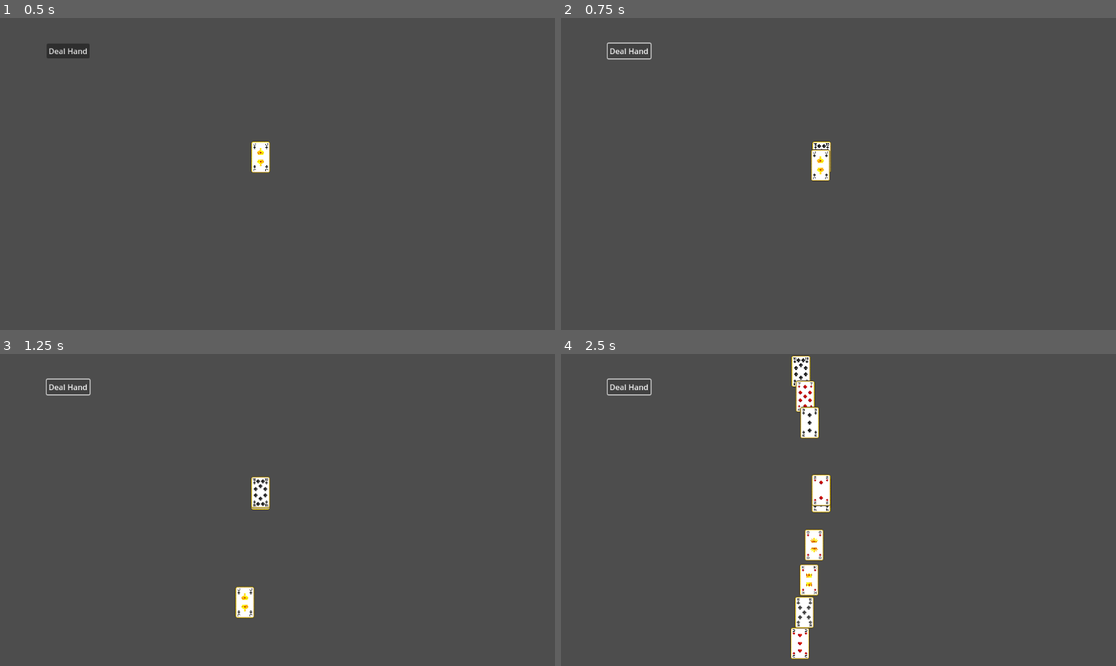
Above: before the commit, frames 1-4 (two rows, left to right).
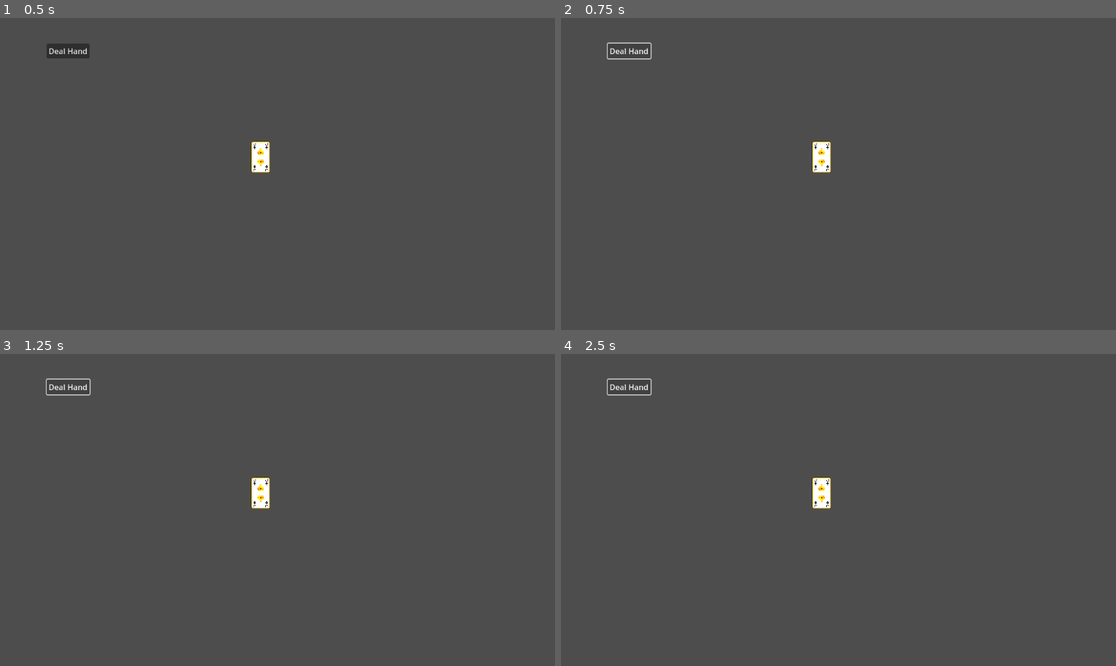
Above: after the commit, the same moments.

Repository: gneeqo/CardInterface2
Game: Godot game, scene res://Game Logic/Scenes/main.tscn
Same seed, same stepped clock (60 frames per second), same inputs: the game is played once before the commit and once after it. The engine's default icon, where the game draws it, is replaced by a stand-in: a white triangle on a blue panel in a dark square.
Inputs:
- Up to frame 1 (0.5 s): no input
- Up to frame 2 (0.75 s): click "Deal Hand" at 0.5 s
- Up to frame 3 (1.25 s): no input
- Up to frame 4 (2.5 s): click "Deal Hand" at 1.25 s; click "Deal Hand" at 2 s

Frame 1 is identical in both runs. In frame 2, 0.3% of the frame differs, in the area x 45-49%, y 40-53%; in frame 3, 0.6%; in frame 4, 2.5%, in the area x 41-49%, y 0-98%.
Error after the commit: Attempt to call function 'prep_for_card' in base 'null instance' on a null instance. (res://Game)

Commit message:
finally... gameplay logic...

Diff:
--- a/Actions/fade.gd
+++ b/Actions/fade.gd
@@ -1,4 +1,4 @@
-class_name fade extends Action
+class_name Fade extends Action
 
 @export var target_opacity:float
 
--- a/Game Logic/Scenes/Play Spaces/four_players.tscn
+++ b/Game Logic/Scenes/Play Spaces/four_players.tscn
@@ -1,21 +1,121 @@
-[gd_scene load_steps=2 format=3 uid="uid://l4qt2sjtnb42"]
+[gd_scene load_steps=7 format=3 uid="uid://l4qt2sjtnb42"]
 
-[ext_resource type="Texture2D" uid="uid://0q4s3fxiwybl" path="res://icon.svg" id="1_81fv1"]
+[ext_resource type="Script" uid="uid://duix2ylp10g3r" path="res://Game Logic/Scripts/referee.gd" id="1_mp7p4"]
+[ext_resource type="Script" uid="uid://blir3brgd8gff" path="res://Game Logic/Scripts/Card Groups/deck.gd" id="2_is0j2"]
+[ext_resource type="Script" uid="uid://y2q4a2aj6rf6" path="res://Game Logic/Scripts/card_player.gd" id="3_q56tl"]
+[ext_resource type="Script" uid="uid://dgq8afktykbss" path="res://Game Logic/Scripts/Card Groups/hand.gd" id="4_q56tl"]
+[ext_resource type="Script" uid="uid://doe4nq37ji62e" path="res://Game Logic/Scripts/Card Groups/trick.gd" id="5_is0j2"]
+[ext_resource type="Script" uid="uid://bouxq6yh6afjh" path="res://Game Logic/Scripts/Card Groups/pile.gd" id="5_v2tka"]
 
-[node name="TwoPlayers" type="Node2D"]
+[node name="FourPlayers" type="Node2D"]
 
-[node name="Sprite2D" type="Sprite2D" parent="."]
-position = Vector2(527, 69)
-texture = ExtResource("1_81fv1")
+[node name="referee" type="Node" parent="." node_paths=PackedStringArray("players", "deck", "trick")]
+script = ExtResource("1_mp7p4")
+players = [NodePath("../P1"), NodePath("../P2"), NodePath("../P3"), NodePath("../P4")]
+deck = NodePath("../Deck")
+hand_size = 4
+deal_delay = 0.2
+trick = NodePath("../Trick")
+metadata/_custom_type_script = "uid://duix2ylp10g3r"
 
-[node name="Sprite2D2" type="Sprite2D" parent="."]
-position = Vector2(539, 579)
-texture = ExtResource("1_81fv1")
+[node name="Button" type="Button" parent="referee"]
+offset_left = 97.0
+offset_top = 53.0
+offset_right = 186.0
+offset_bottom = 84.0
+text = "Deal Hand
+"
+metadata/_edit_use_anchors_ = true
 
-[node name="Sprite2D3" type="Sprite2D" parent="."]
-position = Vector2(1086, 309)
-texture = ExtResource("1_81fv1")
+[node name="advance trick" type="Button" parent="referee"]
+offset_left = 96.0
+offset_top = 96.0
+offset_right = 185.0
+offset_bottom = 127.0
+text = "advance trick
+"
+metadata/_edit_use_anchors_ = true
 
-[node name="Sprite2D4" type="Sprite2D" parent="."]
-position = Vector2(65, 267)
-texture = ExtResource("1_81fv1")
+[node name="Deck" type="Node2D" parent="."]
+position = Vector2(541, 289)
+script = ExtResource("2_is0j2")
+metadata/_custom_type_script = "uid://blir3brgd8gff"
+
+[node name="P1" type="Node2D" parent="." node_paths=PackedStringArray("winnings_pile", "hand")]
+position = Vector2(496, 602)
+script = ExtResource("3_q56tl")
+winnings_pile = NodePath("P1Winnings")
+hand = NodePath("P1Hand")
+metadata/_custom_type_script = "uid://y2q4a2aj6rf6"
+
+[node name="P1Hand" type="Node2D" parent="P1"]
+position = Vector2(0, -1)
+script = ExtResource("4_q56tl")
+metadata/_custom_type_script = "uid://dgq8afktykbss"
+
+[node name="P1Winnings" type="Node2D" parent="P1"]
+position = Vector2(116, -2)
+script = ExtResource("5_v2tka")
+metadata/_custom_type_script = "uid://bouxq6yh6afjh"
+
+[node name="P2" type="Node2D" parent="." node_paths=PackedStringArray("winnings_pile", "hand")]
+position = Vector2(64, 376)
+rotation = -1.58667
+script = ExtResource("3_q56tl")
+winnings_pile = NodePath("P2Winnings")
+hand = NodePath("P2Hand")
+metadata/_custom_type_script = "uid://y2q4a2aj6rf6"
+
+[node name="P2Hand" type="Node2D" parent="P2"]
+position = Vector2(0, -1)
+script = ExtResource("4_q56tl")
+metadata/_custom_type_script = "uid://dgq8afktykbss"
+
+[node name="P2Winnings" type="Node2D" parent="P2"]
+position = Vector2(116, 3)
+script = ExtResource("5_v2tka")
+metadata/_custom_type_script = "uid://bouxq6yh6afjh"
+
+[node name="P3" type="Node2D" parent="." node_paths=PackedStringArray("winnings_pile", "hand")]
+position = Vector2(584, 64)
+rotation = -3.13293
+script = ExtResource("3_q56tl")
+winnings_pile = NodePath("P3Winnings")
+hand = NodePath("P3Hand")
+metadata/_custom_type_script = "uid://y2q4a2aj6rf6"
+
+[node name="P3Hand" type="Node2D" parent="P3"]
+position = Vector2(0, -1)
+script = ExtResource("4_q56tl")
+metadata/_custom_type_script = "uid://dgq8afktykbss"
+
+[node name="P3Winnings" type="Node2D" parent="P3"]
+position = Vector2(116, -2)
+script = ExtResource("5_v2tka")
+metadata/_custom_type_script = "uid://bouxq6yh6afjh"
+
+[node name="P4" type="Node2D" parent="." node_paths=PackedStringArray("winnings_pile", "hand")]
+position = Vector2(1088, 256)
+rotation = 1.56497
+script = ExtResource("3_q56tl")
+winnings_pile = NodePath("P4Winnings")
+hand = NodePath("P4Hand")
+metadata/_custom_type_script = "uid://y2q4a2aj6rf6"
+
+[node name="P4Hand" type="Node2D" parent="P4"]
+position = Vector2(0, -1)
+script = ExtResource("4_q56tl")
+metadata/_custom_type_script = "uid://dgq8afktykbss"
+
+[node name="P4Winnings" type="Node2D" parent="P4"]
+position = Vector2(116, 3)
+script = ExtResource("5_v2tka")
+metadata/_custom_type_script = "uid://bouxq6yh6afjh"
+
+[node name="Trick" type="Node2D" parent="."]
+position = Vector2(432, 288)
+script = ExtResource("5_is0j2")
+metadata/_custom_type_script = "uid://doe4nq37ji62e"
+
+[connection signal="pressed" from="referee/Button" to="referee" method="_on_button_pressed"]
+[connection signal="pressed" from="referee/advance trick" to="referee" method="_on_advance_trick_pressed"]
--- a/Game Logic/Scenes/Play Spaces/six_players.tscn
+++ b/Game Logic/Scenes/Play Spaces/six_players.tscn
@@ -1,29 +1,147 @@
-[gd_scene load_steps=2 format=3 uid="uid://c2awiqacmo8ob"]
+[gd_scene load_steps=7 format=3 uid="uid://c2awiqacmo8ob"]
 
-[ext_resource type="Texture2D" uid="uid://0q4s3fxiwybl" path="res://icon.svg" id="1_jon3l"]
+[ext_resource type="Script" uid="uid://duix2ylp10g3r" path="res://Game Logic/Scripts/referee.gd" id="1_oqbmv"]
+[ext_resource type="Script" uid="uid://blir3brgd8gff" path="res://Game Logic/Scripts/Card Groups/deck.gd" id="2_n1thx"]
+[ext_resource type="Script" uid="uid://y2q4a2aj6rf6" path="res://Game Logic/Scripts/card_player.gd" id="3_ojjv5"]
+[ext_resource type="Script" uid="uid://dgq8afktykbss" path="res://Game Logic/Scripts/Card Groups/hand.gd" id="4_ojjv5"]
+[ext_resource type="Script" uid="uid://doe4nq37ji62e" path="res://Game Logic/Scripts/Card Groups/trick.gd" id="5_n1thx"]
+[ext_resource type="Script" uid="uid://bouxq6yh6afjh" path="res://Game Logic/Scripts/Card Groups/pile.gd" id="5_ymddk"]
 
-[node name="TwoPlayers" type="Node2D"]
+[node name="SixPlayers" type="Node2D"]
 
-[node name="Sprite2D" type="Sprite2D" parent="."]
-position = Vector2(345, 83)
-texture = ExtResource("1_jon3l")
+[node name="referee" type="Node" parent="." node_paths=PackedStringArray("players", "deck", "trick")]
+script = ExtResource("1_oqbmv")
+players = [NodePath("../P1"), NodePath("../P2"), NodePath("../P3"), NodePath("../P4"), NodePath("../P5"), NodePath("../P6")]
+deck = NodePath("../Deck")
+hand_size = 4
+deal_delay = 0.2
+trick = NodePath("../Trick")
+metadata/_custom_type_script = "uid://duix2ylp10g3r"
 
-[node name="Sprite2D2" type="Sprite2D" parent="."]
-position = Vector2(841, 578)
-texture = ExtResource("1_jon3l")
+[node name="Button" type="Button" parent="referee"]
+offset_left = 97.0
+offset_top = 53.0
+offset_right = 186.0
+offset_bottom = 84.0
+text = "Deal Hand
+"
+metadata/_edit_use_anchors_ = true
 
-[node name="Sprite2D3" type="Sprite2D" parent="."]
-position = Vector2(1085, 318)
-texture = ExtResource("1_jon3l")
+[node name="Deck" type="Node2D" parent="."]
+position = Vector2(541, 289)
+script = ExtResource("2_n1thx")
+metadata/_custom_type_script = "uid://blir3brgd8gff"
 
-[node name="Sprite2D4" type="Sprite2D" parent="."]
-position = Vector2(70, 323)
-texture = ExtResource("1_jon3l")
+[node name="P1" type="Node2D" parent="." node_paths=PackedStringArray("winnings_pile", "hand")]
+position = Vector2(192, 616)
+script = ExtResource("3_ojjv5")
+winnings_pile = NodePath("")
+hand = NodePath("")
+metadata/_custom_type_script = "uid://y2q4a2aj6rf6"
 
-[node name="Sprite2D5" type="Sprite2D" parent="."]
-position = Vector2(834, 90)
-texture = ExtResource("1_jon3l")
+[node name="P1Hand" type="Node2D" parent="P1"]
+position = Vector2(0, -1)
+script = ExtResource("4_ojjv5")
+metadata/_custom_type_script = "uid://dgq8afktykbss"
 
-[node name="Sprite2D6" type="Sprite2D" parent="."]
-position = Vector2(310, 579)
-texture = ExtResource("1_jon3l")
+[node name="P1Winnings" type="Node2D" parent="P1"]
+position = Vector2(116, -2)
+script = ExtResource("5_ymddk")
+metadata/_custom_type_script = "uid://bouxq6yh6afjh"
+
+[node name="P2" type="Node2D" parent="." node_paths=PackedStringArray("winnings_pile", "hand")]
+position = Vector2(64, 376)
+rotation = -1.58667
+script = ExtResource("3_ojjv5")
+winnings_pile = NodePath("")
+hand = NodePath("")
+metadata/_custom_type_script = "uid://y2q4a2aj6rf6"
+
+[node name="P2Hand" type="Node2D" parent="P2"]
+position = Vector2(0, -1)
+script = ExtResource("4_ojjv5")
+metadata/_custom_type_script = "uid://dgq8afktykbss"
+
+[node name="P2Winnings" type="Node2D" parent="P2"]
+position = Vector2(116, 3)
+script = ExtResource("5_ymddk")
+metadata/_custom_type_script = "uid://bouxq6yh6afjh"
+
+[node name="P3" type="Node2D" parent="." node_paths=PackedStringArray("winnings_pile", "hand")]
+position = Vector2(368, 64)
+rotation = -3.13293
+script = ExtResource("3_ojjv5")
+winnings_pile = NodePath("")
+hand = NodePath("")
+metadata/_custom_type_script = "uid://y2q4a2aj6rf6"
+
+[node name="P3Hand" type="Node2D" parent="P3"]
+position = Vector2(0, -1)
+script = ExtResource("4_ojjv5")
+metadata/_custom_type_script = "uid://dgq8afktykbss"
+
+[node name="P3Winnings" type="Node2D" parent="P3"]
+position = Vector2(116, -2)
+script = ExtResource("5_ymddk")
+metadata/_custom_type_script = "uid://bouxq6yh6afjh"
+
+[node name="P4" type="Node2D" parent="." node_paths=PackedStringArray("winnings_pile", "hand")]
+position = Vector2(832, 64)
+rotation = 3.1284
+script = ExtResource("3_ojjv5")
+winnings_pile = NodePath("")
+hand = NodePath("")
+metadata/_custom_type_script = "uid://y2q4a2aj6rf6"
+
+[node name="P4Hand" type="Node2D" parent="P4"]
+position = Vector2(0, -1)
+script = ExtResource("4_ojjv5")
+metadata/_custom_type_script = "uid://dgq8afktykbss"
+
+[node name="P4Winnings" type="Node2D" parent="P4"]
+position = Vector2(116, 3)
+script = ExtResource("5_ymddk")
+metadata/_custom_type_script = "uid://bouxq6yh6afjh"
+
+[node name="P5" type="Node2D" parent="." node_paths=PackedStringArray("winnings_pile", "hand")]
+position = Vector2(1088, 256)
+rotation = 1.56497
+script = ExtResource("3_ojjv5")
+winnings_pile = NodePath("")
+hand = NodePath("")
+metadata/_custom_type_script = "uid://y2q4a2aj6rf6"
+
+[node name="P5Hand" type="Node2D" parent="P5"]
+position = Vector2(0, -1)
+script = ExtResource("4_ojjv5")
+metadata/_custom_type_script = "uid://dgq8afktykbss"
+
+[node name="P5Winnings" type="Node2D" parent="P5"]
+position = Vector2(116, 3)
+script = ExtResource("5_ymddk")
+metadata/_custom_type_script = "uid://bouxq6yh6afjh"
+
+[node name="P6" type="Node2D" parent="." node_paths=PackedStringArray("winnings_pile", "hand")]
+position = Vector2(648, 616)
+scale = Vector2(1, 1)
+script = ExtResource("3_ojjv5")
+winnings_pile = NodePath("")
+hand = NodePath("")
+metadata/_custom_type_script = "uid://y2q4a2aj6rf6"
+
+[node name="P6Hand" type="Node2D" parent="P6"]
+position = Vector2(0, -1)
+script = ExtResource("4_ojjv5")
+metadata/_custom_type_script = "uid://dgq8afktykbss"
+
+[node name="P6Winnings" type="Node2D" parent="P6"]
+position = Vector2(116, -2)
+script = ExtResource("5_ymddk")
+metadata/_custom_type_script = "uid://bouxq6yh6afjh"
+
+[node name="Trick" type="Node2D" parent="."]
+position = Vector2(432, 288)
+script = ExtResource("5_n1thx")
+metadata/_custom_type_script = "uid://doe4nq37ji62e"
+
+[connection signal="pressed" from="referee/Button" to="referee" method="_on_button_pressed"]
--- a/Game Logic/Scenes/Play Spaces/two_players.tscn
+++ b/Game Logic/Scenes/Play Spaces/two_players.tscn
@@ -1,18 +1,21 @@
-[gd_scene load_steps=5 format=3 uid="uid://bsibegt71rbqt"]
+[gd_scene load_steps=7 format=3 uid="uid://bsibegt71rbqt"]
 
 [ext_resource type="Script" uid="uid://duix2ylp10g3r" path="res://Game Logic/Scripts/referee.gd" id="1_eodvt"]
 [ext_resource type="Script" uid="uid://y2q4a2aj6rf6" path="res://Game Logic/Scripts/card_player.gd" id="1_g3bv0"]
-[ext_resource type="Script" uid="uid://dcs26qvxhplgt" path="res://Game Logic/Scripts/Card Groups/card_group.gd" id="2_mtfjg"]
 [ext_resource type="Script" uid="uid://blir3brgd8gff" path="res://Game Logic/Scripts/Card Groups/deck.gd" id="2_rfg22"]
+[ext_resource type="Script" uid="uid://dgq8afktykbss" path="res://Game Logic/Scripts/Card Groups/hand.gd" id="4_rj8mh"]
+[ext_resource type="Script" uid="uid://bouxq6yh6afjh" path="res://Game Logic/Scripts/Card Groups/pile.gd" id="5_ov3kl"]
+[ext_resource type="Script" uid="uid://doe4nq37ji62e" path="res://Game Logic/Scripts/Card Groups/trick.gd" id="5_rfg22"]
 
 [node name="TwoPlayers" type="Node2D"]
 
-[node name="referee" type="Node" parent="." node_paths=PackedStringArray("players", "deck")]
+[node name="referee" type="Node" parent="." node_paths=PackedStringArray("players", "deck", "trick")]
 script = ExtResource("1_eodvt")
 players = [NodePath("../P1"), NodePath("../P2")]
 deck = NodePath("../Deck")
 hand_size = 4
-deal_delay = 0.6
+deal_delay = 0.2
+trick = NodePath("../Trick")
 metadata/_custom_type_script = "uid://duix2ylp10g3r"
 
 [node name="Button" type="Button" parent="referee"]
@@ -22,6 +25,7 @@
 offset_bottom = 84.0
 text = "Deal Hand
 "
+metadata/_edit_use_anchors_ = true
 
 [node name="Deck" type="Node2D" parent="."]
 position = Vector2(541, 289)
@@ -31,35 +35,40 @@
 [node name="P1" type="Node2D" parent="." node_paths=PackedStringArray("winnings_pile", "hand")]
 position = Vector2(496, 602)
 script = ExtResource("1_g3bv0")
-winnings_pile = NodePath("P1Winnings")
-hand = NodePath("P1Hand")
+winnings_pile = NodePath("")
+hand = NodePath("")
 metadata/_custom_type_script = "uid://y2q4a2aj6rf6"
 
 [node name="P1Hand" type="Node2D" parent="P1"]
 position = Vector2(0, -1)
-script = ExtResource("2_mtfjg")
-metadata/_custom_type_script = "uid://dcs26qvxhplgt"
+script = ExtResource("4_rj8mh")
+metadata/_custom_type_script = "uid://dgq8afktykbss"
 
 [node name="P1Winnings" type="Node2D" parent="P1"]
 position = Vector2(116, -2)
-script = ExtResource("2_mtfjg")
-metadata/_custom_type_script = "uid://dcs26qvxhplgt"
+script = ExtResource("5_ov3kl")
+metadata/_custom_type_script = "uid://bouxq6yh6afjh"
 
 [node name="P2" type="Node2D" parent="." node_paths=PackedStringArray("winnings_pile", "hand")]
 position = Vector2(498, 37)
 script = ExtResource("1_g3bv0")
-winnings_pile = NodePath("P2Winnings")
-hand = NodePath("P2Hand")
+winnings_pile = NodePath("")
+hand = NodePath("")
 metadata/_custom_type_script = "uid://y2q4a2aj6rf6"
 
 [node name="P2Hand" type="Node2D" parent="P2"]
 position = Vector2(0, -1)
-script = ExtResource("2_mtfjg")
-metadata/_custom_type_script = "uid://dcs26qvxhplgt"
+script = ExtResource("4_rj8mh")
+metadata/_custom_type_script = "uid://dgq8afktykbss"
 
 [node name="P2Winnings" type="Node2D" parent="P2"]
 position = Vector2(116, 3)
-script = ExtResource("2_mtfjg")
-metadata/_custom_type_script = "uid://dcs26qvxhplgt"
+script = ExtResource("5_ov3kl")
+metadata/_custom_type_script = "uid://bouxq6yh6afjh"
+
+[node name="Trick" type="Node2D" parent="."]
+position = Vector2(432, 288)
+script = ExtResource("5_rfg22")
+metadata/_custom_type_script = "uid://doe4nq37ji62e"
 
 [connection signal="pressed" from="referee/Button" to="referee" method="_on_button_pressed"]
--- a/Game Logic/Scripts/Card Groups/card_group.gd
+++ b/Game Logic/Scripts/Card Groups/card_group.gd
@@ -3,6 +3,8 @@
 @export var face_up : bool = false
 
 var cards_in_group : Array[Card]
+
+signal received_card
 
 ##includes cards which are being sent
 var num_cards : int = 0
@@ -23,10 +25,11 @@
 func receive_card(payload:Card):
 	payload.in_transit = false
 	_add_card(payload)
+	received_card.emit()
 
 
 func send_card(payload:Card,target:CardGroup):
-	num_cards -=1
+	num_cards -= 1
 	cards_in_group.erase(payload)
 
 	payload.send_to(target)
--- a/Game Logic/Scripts/Card Groups/hand.gd
+++ b/Game Logic/Scripts/Card Groups/hand.gd
@@ -1 +1,11 @@
 class_name Hand extends CardGroup
+
+var owning_player:CardPlayer
+
+func _ready():
+	owning_player = get_parent()
+
+
+func receive_card(payload:Card):
+	payload.owning_player = owning_player
+	super.receive_card(payload)
--- a/Game Logic/Scripts/card.gd
+++ b/Game Logic/Scripts/card.gd
@@ -23,6 +23,8 @@
 static var textures:Array[Array]
 
 var owning_group : CardGroup
+var owning_player : CardPlayer
+
 var in_transit : bool = false
 var travel_duration : float = 1.0
 
--- a/Game Logic/Scripts/card_player.gd
+++ b/Game Logic/Scripts/card_player.gd
@@ -2,5 +2,27 @@
 
 @export var is_human : bool = false
 
-@export var winnings_pile : CardGroup
-@export var hand : CardGroup
+@export var winnings_pile : Pile
+@export var hand : Hand
+
+var referee : Referee
+
+func _ready():
+	referee = get_node_or_null("../referee")
+	if referee == null:
+		print("Game cannot start without referee!")
+
+
+func take_turn():
+	if is_human:
+		take_turn_human()
+	else:
+		take_turn_AI()
+
+#humans take their turn by clicking on cards
+func take_turn_human():
+	pass
+
+#this is where enemy AI would go.
+func take_turn_AI():
+	referee.attempt_play(hand.random_card(),self)
--- a/Game Logic/Scripts/referee.gd
+++ b/Game Logic/Scripts/referee.gd
@@ -1,27 +1,134 @@
-class_name referee extends Node
+class_name Referee extends Node
 
 @export var players : Array[CardPlayer]
 @export var deck : Deck
 @export var hand_size : int = 1
 @export var deal_delay : float = 0.3
+@export var trick : Trick
 
+var starting_player_index = 0
 
-var trick : Array[Card]
+var turn_index : int = -1
+
+var tricks_taken : int = 0
+
+var active_player:CardPlayer:
+	get:
+		return players[(starting_player_index + turn_index) % (players.size())]
+
 
 func _ready():
 	deck.spawn_cards()
+
 func _on_button_pressed() -> void:
 	deal_hand_to_players()
 
+
+func _process(dt:float)->void:
+	#doing this in process so it will start when the final card arrives
+	if trick.cards_in_group.size() == players.size():
+		if turn_index == -1:
+			evaluate_trick()
+		else:
+			print("trick is full but the turn cycle isn't over!")
+			breakpoint
+
+
+func evaluate_trick():
+	#find winning card
+	var winning_card:Card = trick.cards_in_group.front()
+	for card in trick.cards_in_group:
+		if card.value > winning_card.value:
+			winning_card = card
+
+	var destination_group = winning_card.owning_player.winnings_pile
+	#send winning cards to winner
+	while(!trick.cards_in_group.is_empty()):
+		trick.send_card(trick.cards_in_group.front(),destination_group)
+
+	if tricks_taken < hand_size:
+		#start playing the next trick
+		destination_group.received_card.connect\
+		(Callable(self,"next_trick").bind(destination_group.received_card))
+	else:
+		#begin scoring
+		destination_group.received_card.connect\
+		(Callable(self,"end_round").bind(destination_group.received_card))
+
+func attempt_play(card:Card, player:CardPlayer)->void:
+
+	if turn_index == -1:
+		print("playing not allowed right now.")
+		return
+	#if the player is allowed to play, send their card to the trick
+	if player == active_player:
+		player.hand.send_card(card,trick)
+		turn_index +=1
+
+		if turn_index == players.size():
+			#the trick is over.
+			turn_index = -1
+			tricks_taken += 1
+		else:
+			#continue the trick when the card arrives.
+			trick.received_card.connect\
+			(Callable(self,"advance_trick").bind(trick.received_card))
+
+
+
+	else:
+		print("it's not this player's turn.")
+
+
+
+func next_trick(receiving_signal : Signal):
+	for connection:Dictionary in receiving_signal.get_connections():
+		if connection["callable"].get_method() == "next_trick":
+			connection["signal"].disconnect(connection["callable"])
+
+	turn_index = 0
+	starting_player_index = (starting_player_index+1)%(players.size()-1)
+
+	active_player.take_turn()
+
+
+func advance_trick(receiving_signal:Signal):
+	for connection:Dictionary in receiving_signal.get_connections():
+		if connection["callable"].get_method() == "advance_trick":
+			connection["signal"].disconnect(connection["callable"])
+	if turn_index != -1:
+		active_player.take_turn()
+
+func end_round(receiving_signal:Signal):
+	for connection:Dictionary in receiving_signal.get_connections():
+		if connection["callable"].get_method() == "end_round":
+			connection["signal"].disconnect(connection["callable"])
+	breakpoint
+
+
 func deal_hand_to_players():
+	#do this once for each hand size
 	for index in hand_size:
 		var function = Callable(self,"deal_one_to_players")
-		add_child(BehaviorFactory.delayed_callback(function,0.01 + (deal_delay*index)))
+		#delay * index = delay longer for which card in the hand are we on
+		#delay * index * player num = delay longer for how many players
+		#so that the cards are dealt sequentially
+		add_child(BehaviorFactory.delayed_callback(function,0.01 + (deal_delay*index*players.size())))
 
 func deal_one_to_players():
+	#deal one card to each player
 	for index in players.size():
 		var function = Callable(self,"deal_one_card").bind(players[index])
+		#delay*index = each player gets their cards in order
 		add_child(BehaviorFactory.delayed_callback(function,0.01 + (deal_delay*index)))
 
 func deal_one_card(player:CardPlayer):
-	deck.send_card(deck.top_card(),player.hand)
+	if deck.cards_in_group.size() > 0:
+		deck.send_card(deck.top_card(),player.hand)
+	else:
+		print("not enough cards in the deck!")
+
+
+func _on_advance_trick_pressed() -> void:
+	turn_index = 0
+	active_player.take_turn()
